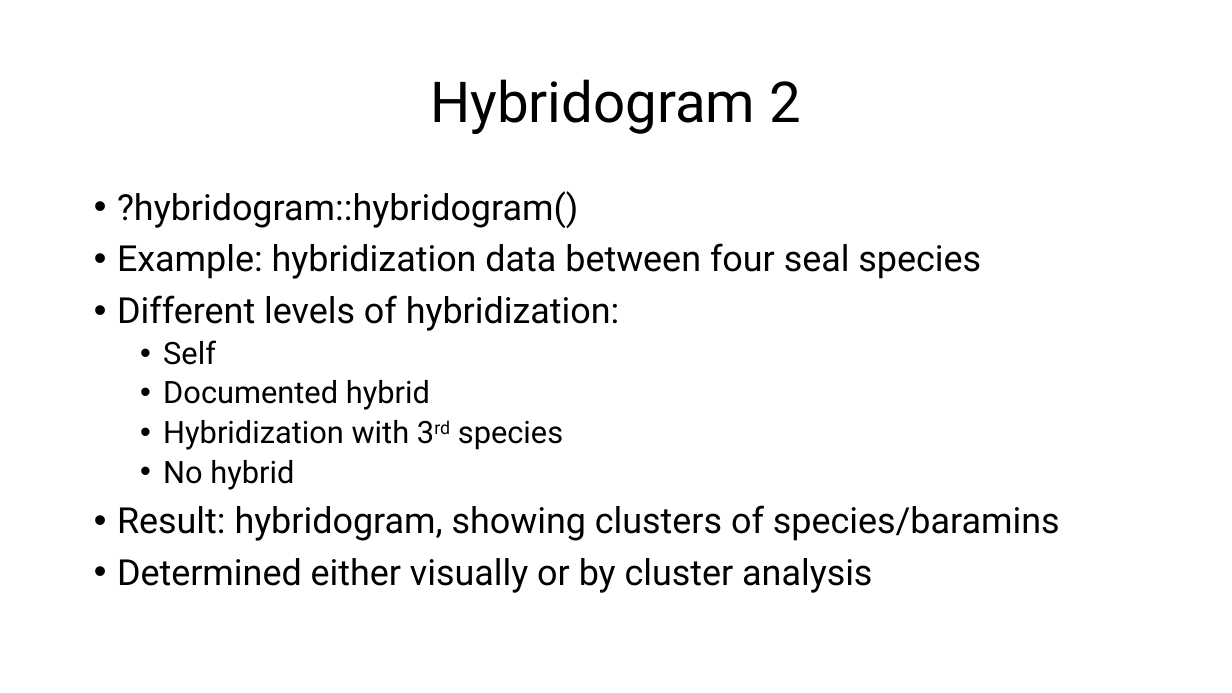
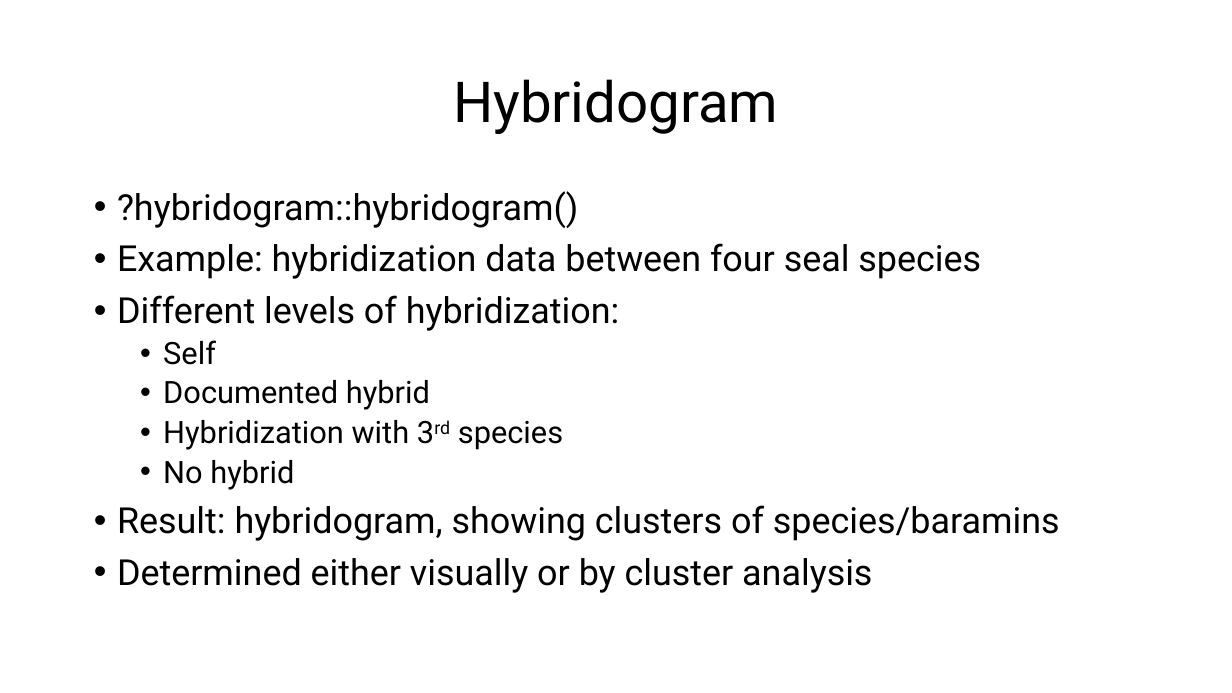
Before and after one commit to csmatyi/crs2025, a slide deck: slide 20 of CRS2025_R_workshop.pptx. Drawn at 1232x693 pixels with LibreOffice and Linux fonts; fonts in the diff are those of the drawing. Boxes give left, top, right and bottom in pixels: in the first picture for what was removed or moved away, otherwise in the second. Text is boxed around its words. In the diff, an @@ line names an element or a change of style, - is before the commit and + after.

```diff
--- a/CRS2025_R_workshop.pptx
+++ b/CRS2025_R_workshop.pptx
@@ title at bbox=[453, 79, 778, 134]: text changed @@
-Hybridogram 2
+Hybridogram
```
Also in this commit, not shown: 11 other slides changed, 2 slides added, 1 other file.
